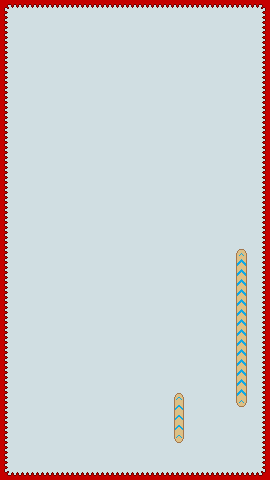
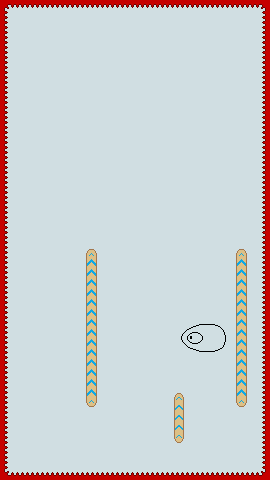
Layered file, before and after one edit (270x480). Changes by layer:
added layer "BlobJumpKey" above "Blob copy 4" over [181, 324, 226, 352]
added group "Wall01 copy" with 16 layers above "Wall01" over [86, 249, 97, 407]
added layer "WallEndTile" (1st of 2, in "Wall01 copy") in group "Wall01 copy" over [86, 249, 97, 258]
added layer "WallTile" (1st of 2, in "Wall01 copy") in group "Wall01 copy" over [86, 388, 97, 398]
added layer "WallStartTile" (1st of 2, in "Wall01 copy") in group "Wall01 copy" over [86, 398, 97, 407]
added layer "WallTile copy 13" (1st of 2, in "Wall01 copy") in group "Wall01 copy" over [86, 378, 97, 388]
added layer "WallTile copy 12" (1st of 2, in "Wall01 copy") in group "Wall01 copy" over [86, 368, 97, 378]
added layer "WallTile copy 11" (1st of 2, in "Wall01 copy") in group "Wall01 copy" over [86, 358, 97, 368]
added layer "WallTile copy 10" (1st of 2, in "Wall01 copy") in group "Wall01 copy" over [86, 348, 97, 358]
added layer "WallTile copy 9" (1st of 2, in "Wall01 copy") in group "Wall01 copy" over [86, 338, 97, 348]
added layer "WallTile copy 8" (1st of 2, in "Wall01 copy") in group "Wall01 copy" over [86, 328, 97, 338]
added layer "WallTile copy 7" (1st of 2, in "Wall01 copy") in group "Wall01 copy" over [86, 318, 97, 328]
added layer "WallTile copy 6" (1st of 2, in "Wall01 copy") in group "Wall01 copy" over [86, 308, 97, 318]
added layer "WallTile copy 5" (1st of 2, in "Wall01 copy") in group "Wall01 copy" over [86, 298, 97, 308]
added layer "WallTile copy 4" (1st of 2, in "Wall01 copy") in group "Wall01 copy" over [86, 288, 97, 298]
added layer "WallTile copy 3" (1st of 2, in "Wall01 copy") in group "Wall01 copy" over [86, 278, 97, 288]
added layer "WallTile copy 2" (1st of 2, in "Wall01 copy") in group "Wall01 copy" over [86, 268, 97, 278]
added layer "WallTile copy" (1st of 2, in "Wall01 copy") in group "Wall01 copy" over [86, 258, 97, 268]
